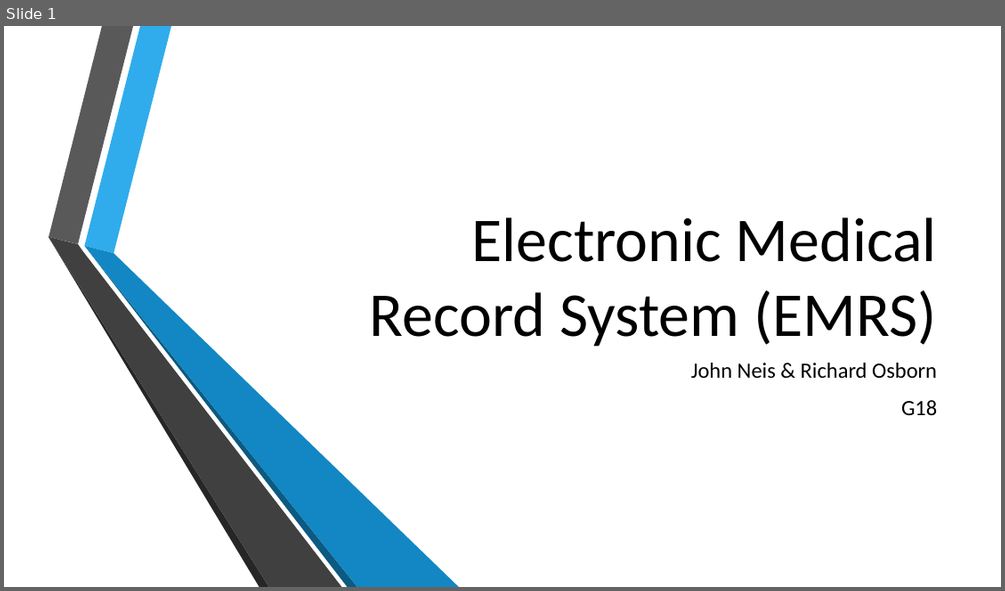
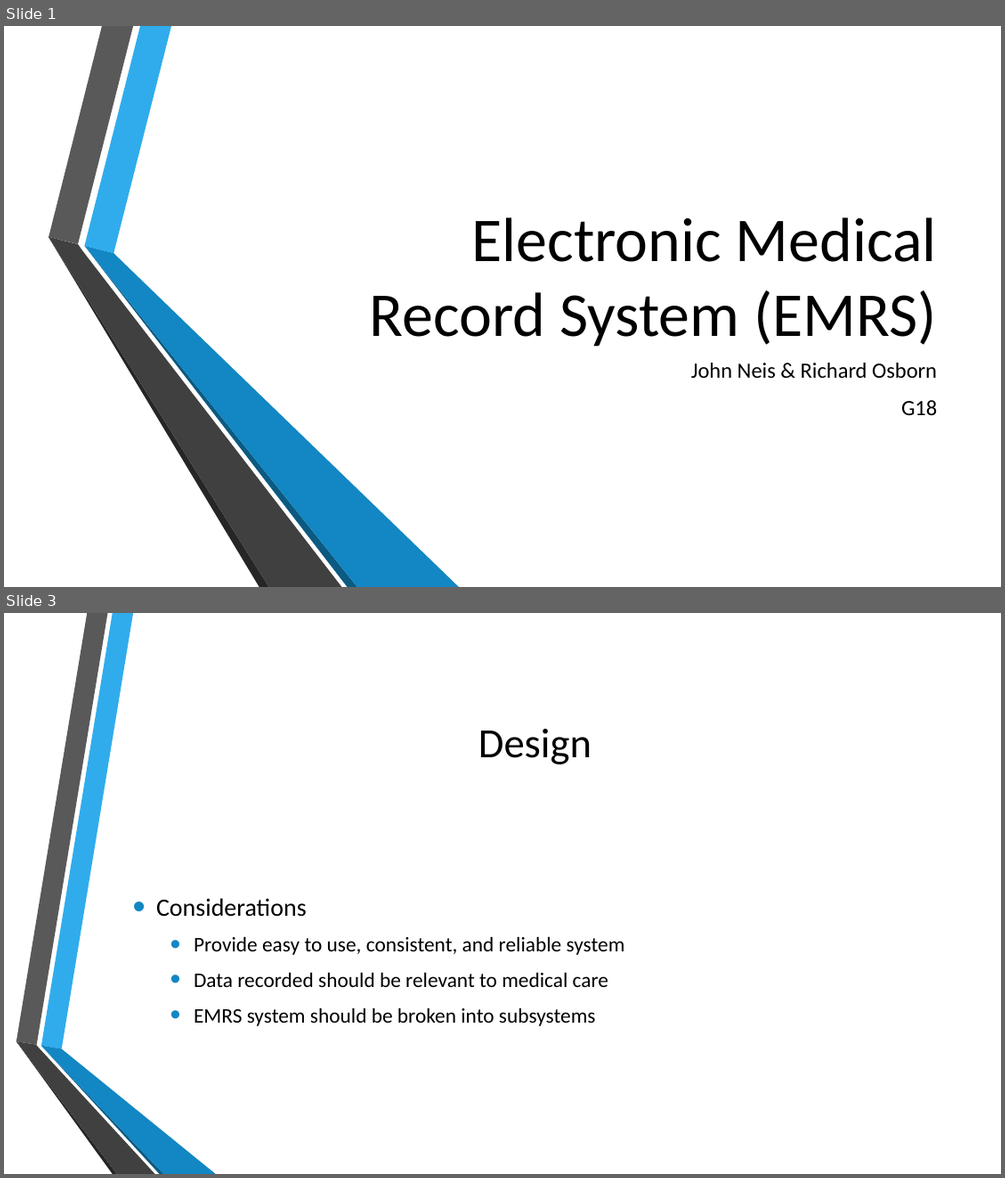
Before and after one commit to John-Neis/CSCI-455-Project, a slide deck: Presentation/Project_Presentation.pptx. Shown one above the other, each under a label of ours: slide 1 before the commit, slides 1 and 3 after it; the slides between them are not shown. The pictures are 1005x591 and 1005x1178 pixels, drawn with LibreOffice and Linux fonts; fonts in the diff are those of the drawing; background and template pictures are left out. Boxes give left, top, right and bottom in pixels: in the first picture for what was removed or moved away, otherwise in the second. Text is boxed around its words. In the diff, an @@ line names an element or a change of style, - is before the commit and + after.

```diff
--- a/Presentation/Project_Presentation.pptx
+++ b/Presentation/Project_Presentation.pptx
@@ slide 3 added at (x1=4, y1=613, x2=1001, y2=1174), background picture (left out) @@
@@ title added at (x1=478, y1=729, x2=591, y2=764), 40 pt, text #000000 @@
+Design
@@ text added at (x1=156, y1=898, x2=625, y2=1026), 20 pt, text #000000 @@
+• Considerations
+  • Provide easy to use, consistent, and reliable system
+  • Data recorded should be relevant to medical care
+  • EMRS system should be broken into subsystems
@@ group added at (x1=16, y1=613, x2=216, y2=1174): 6 freeform shapes @@
```
Also in this commit, not shown: 2 slides changed, 12 other slides added, 2 slides removed.
